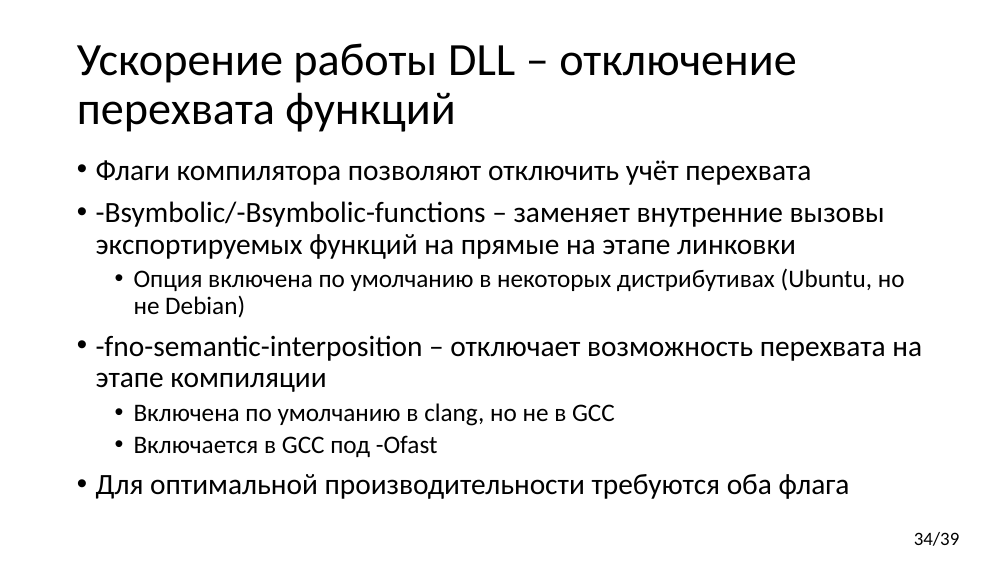
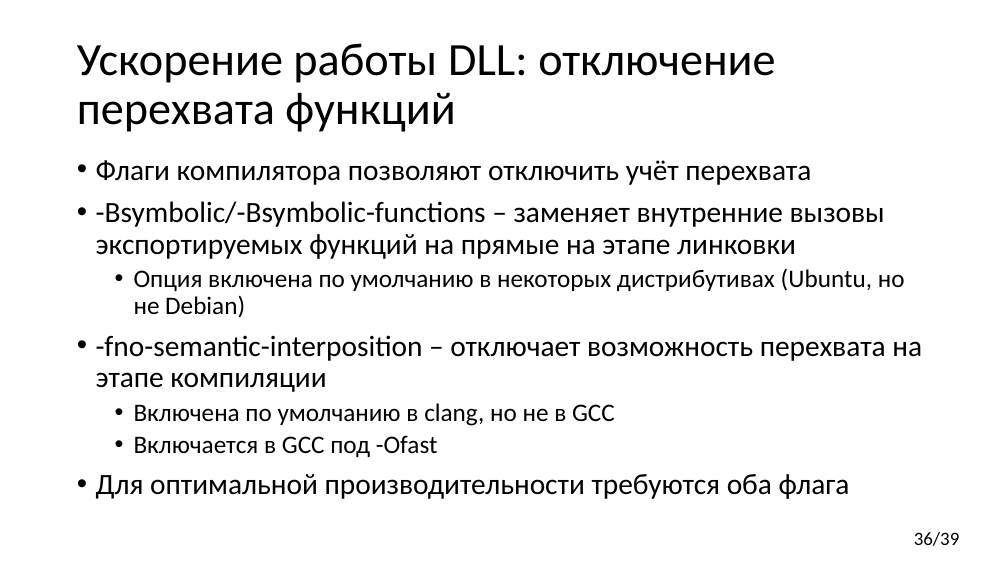
Before and after one commit to yugr/CppRussia, a slide deck: slide 36 of 2024/RU.pptx (slide 34 before the commit). Drawn at 1008x567 pixels with LibreOffice and Linux fonts; fonts in the diff are those of the drawing. Boxes give left, top, right and bottom in pixels: in the first picture for what was removed or moved away, otherwise in the second. Text is boxed around its words. In the diff, an @@ line names an element or a change of style, - is before the commit and + after.

```diff
--- a/2024/RU.pptx
+++ b/2024/RU.pptx
@@ title at (77,43,775,132): text changed @@
-Ускорение работы DLL – отключение перехвата функций
+Ускорение работы DLL: отключение перехвата функций
@@ page number at (914,532,960,546): text changed @@
-34/39
+36/39
```
Also in this commit, not shown: 6 other slides changed, 6 slides added.
